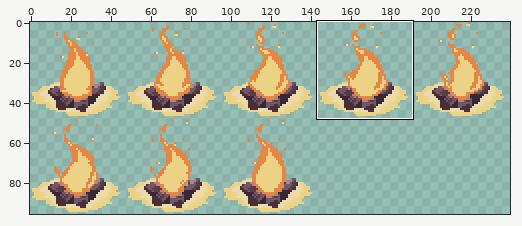
Sprite sheet -- Savor Saber/Assets/Textures/Placeholder/campfire-sheet.png. The picture above shows the old version from afar; the outline marks the close-up.
Close-up. First the earlier version:
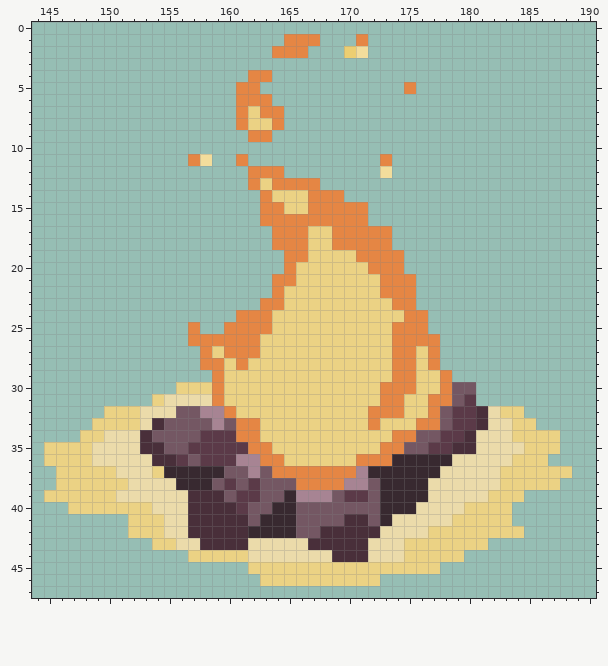
The file is 240x96 pixels. Shown: x 144..190, y 0..47. The commit also changed other parts of the picture, which this record leaves out.
And afterwards:
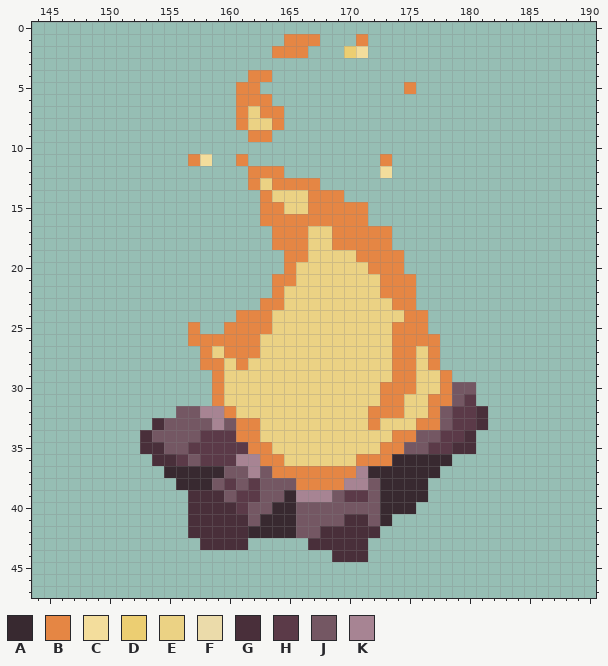
Palette (. is transparent): A #382930  B #e58644  C #f3dd9c  D #ecce72  E #ebd284  F #ebdbaa  G #492f3a  H #5b3a48  J #745763  K #a78493
From old to new:
The edit erases colour E in row 30 at x 156 to 158; in row 31 at x 154; in row 32 at x 150 to 152 and 183 to 184; in row 33 at x 149 to 152 and 184 to 185; in row 34 at x 148 to 149 and 184 to 187; in row 35 at x 145 to 148 and 185 to 187.
The edit erases colour E in row 36 at x 145 to 148 and 184 to 186; in row 37 at x 146 to 150, 154 and 183 to 188; in row 38 at x 146 to 151 and 183 to 187; in row 39 at x 145 to 150 and 182 to 184; in row 40 at x 147 to 153 and 180 to 183; in row 41 at x 152 to 154 and 179 to 183.
The edit erases colour E in row 42 at x 152 to 154 and 177 to 184; in row 43 at x 154 to 155 and 175 to 181; in row 44 at x 157 to 161 and 175 to 179; in row 45 at x 162 to 177; in row 46 at x 163 to 172.
The edit erases colour F in row 31 at x 155 to 158; in row 32 at x 153 to 155 and 182; in row 33 at x 153 and 182 to 183; in row 34 at x 150 to 152 and 181 to 183; in row 35 at x 149 to 152 and 181 to 184; in row 36 at x 149 to 153 and 179 to 183.
The edit erases colour F in row 37 at x 151 to 153 and 178 to 182; in row 38 at x 152 to 155 and 177 to 182; in row 39 at x 151 to 156 and 177 to 181; in row 40 at x 154 to 156 and 176 to 179; in row 41 at x 155 to 156 and 174 to 178; in row 42 at x 155 to 156 and 173 to 176.
The edit erases colour F in row 43 at x 156 to 157, 162 to 166 and 172 to 174; in row 44 at x 162 to 168 and 172 to 174.
Boxes around the changes in both close-ups, in picture pixels (x1, y1, x2, y2):
erased: (44, 382, 572, 586)
